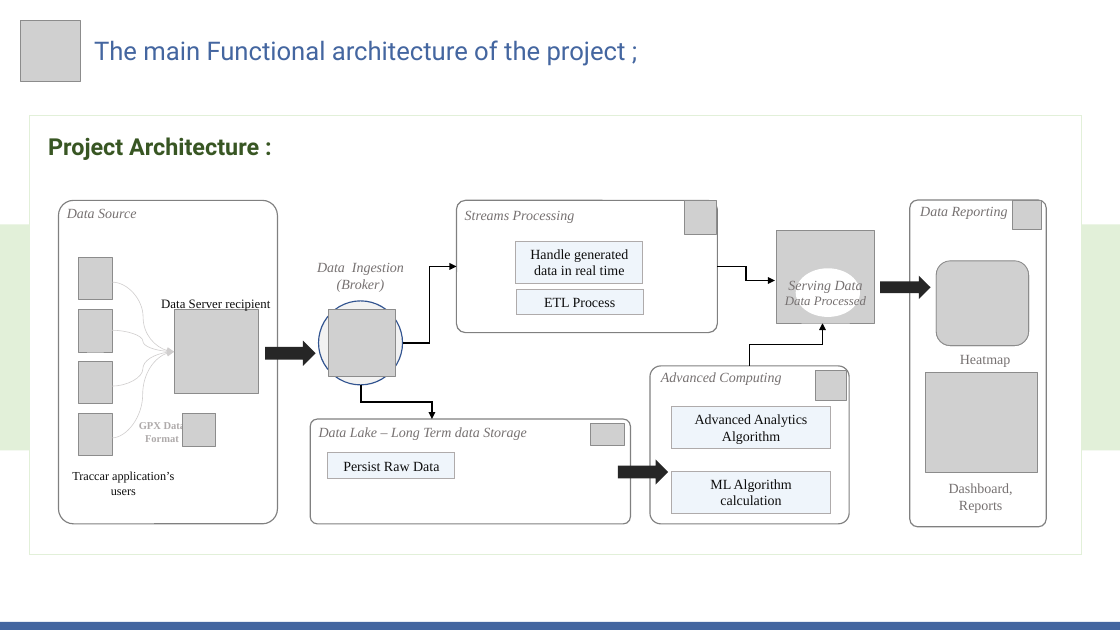
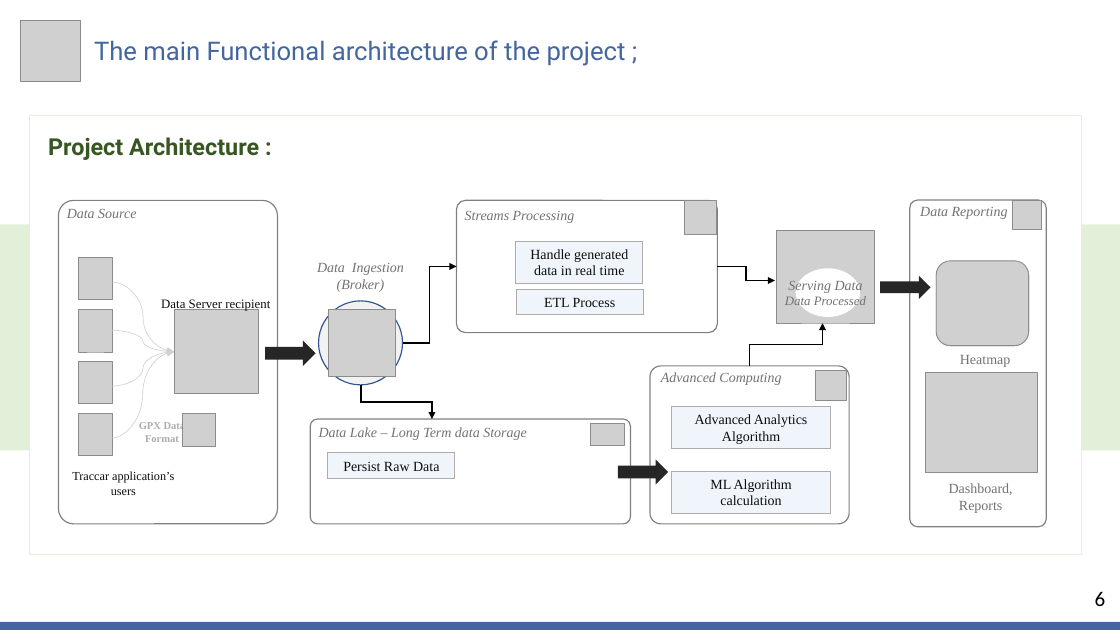
Before and after one commit to MiSalah/Real-Time-Data-Streaming-Analytics-System-for-tracking-Pedestrians, a slide deck: slide 6 of Progress' Presentations/Etat d'avancement - S1.pptx. Drawn at 1120x630 pixels with LibreOffice and Linux fonts; fonts in the diff are those of the drawing; grey boxes stand for pictures; background and template pictures are left out. Boxes give left, top, right and bottom in pixels: in the first picture for what was removed or moved away, otherwise in the second. Text is boxed around its words. In the diff, an @@ line names an element or a change of style, - is before the commit and + after.

```diff
--- a/Progress' Presentations/Etat d'avancement - S1.pptx
+++ b/Progress' Presentations/Etat d'avancement - S1.pptx
@@ text added at (x1=1095, y1=591, x2=1106, y2=606), 18 pt, text #000000 @@
+6
```
Also in this commit, not shown: 6 other slides changed.
